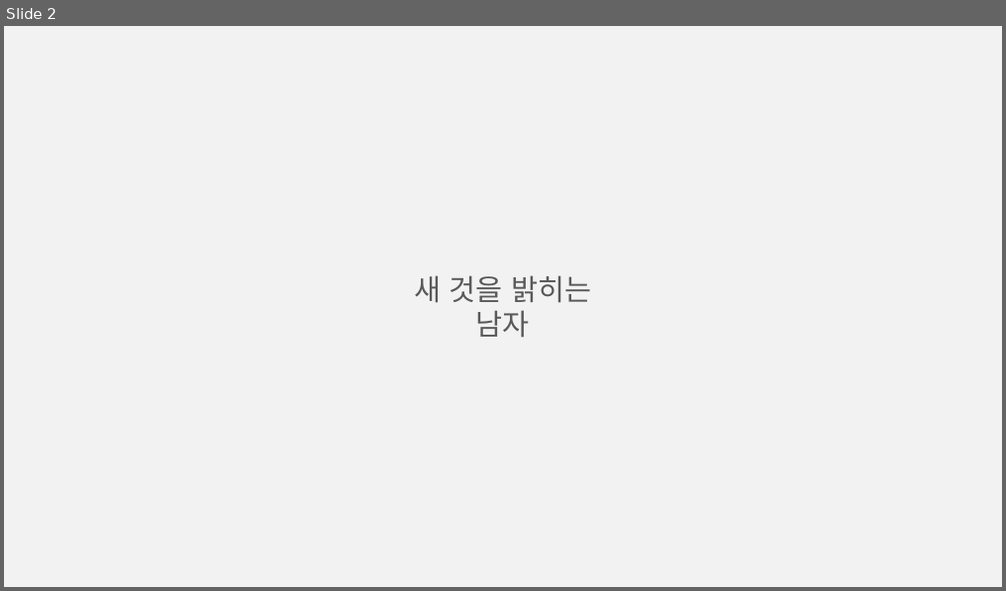
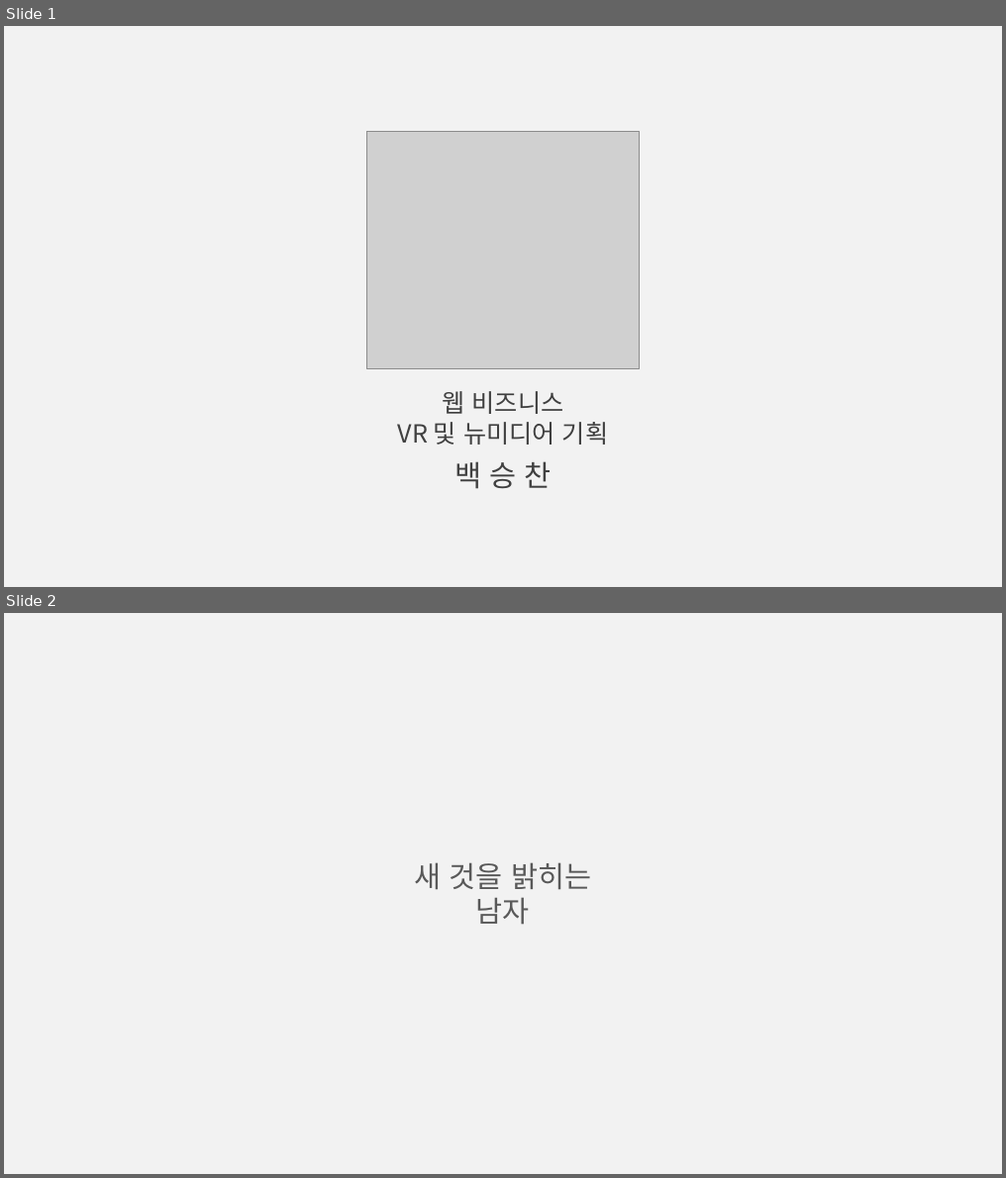
Before and after one commit to BAChan31/Job, a slide deck: 자소서/마이다스아이티/백승찬_PT자료.pptx. Shown one above the other, each under a label of ours: slide 2 before the commit, slides 1 and 2 after it. The pictures are 1006x591 and 1006x1178 pixels, drawn with LibreOffice and Linux fonts; fonts in the diff are those of the drawing; grey boxes stand for pictures. Boxes give left, top, right and bottom in pixels: in the first picture for what was removed or moved away, otherwise in the second. Text is boxed around its words. In the diff, an @@ line names an element or a change of style, - is before the commit and + after.

```diff
--- a/자소서/마이다스아이티/백승찬_PT자료.pptx
+++ b/자소서/마이다스아이티/백승찬_PT자료.pptx
@@ slide 1 added at (4,26,1002,587), background #F2F2F2 @@
@@ picture added at (366,132,640,369) @@
@@ text added at (398,391,608,445), 24 pt, text #404040 @@
+웹 비즈니스
+VR 및 뉴미디어 기획
@@ text added at (454,462,551,489), 28 pt, text #404040 @@
+백 승 찬
```
Also in this commit, not shown: 5 other slides added, 4 slides removed.
